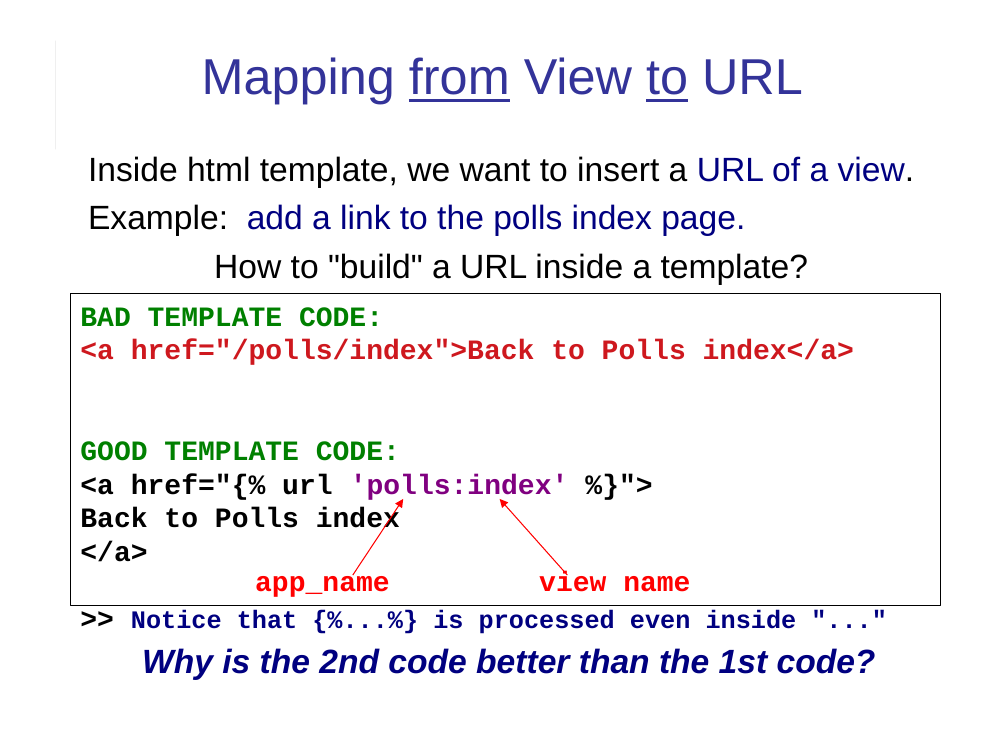
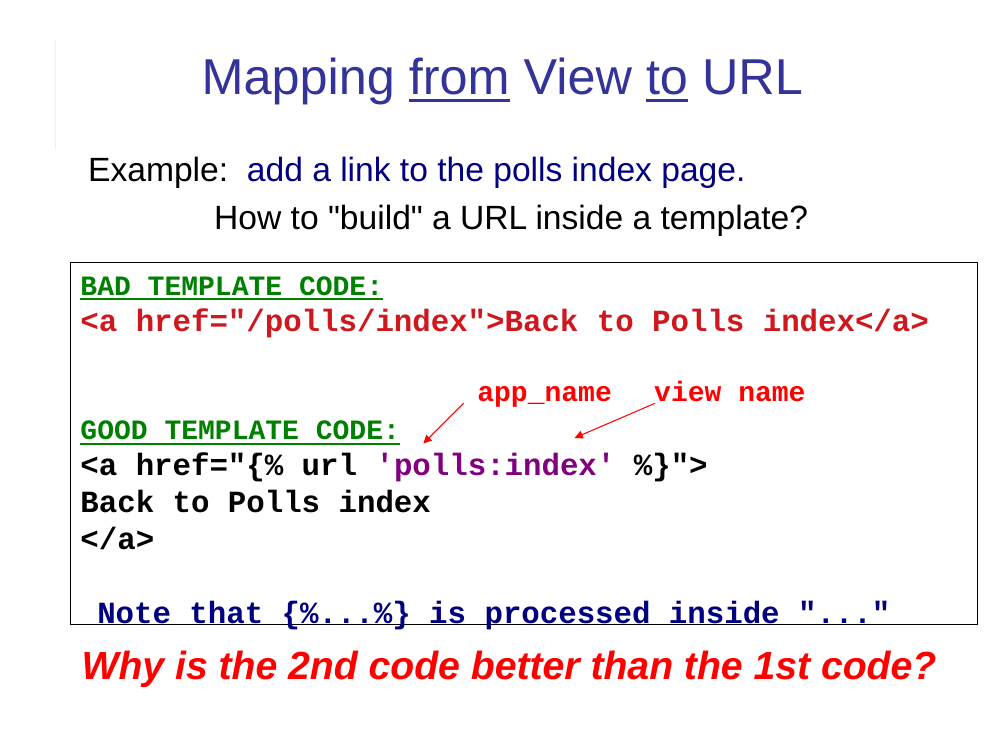
Before and after one commit to cpske/ISP, a slide deck: slide 15 of django/Django-review-1.pptx. Drawn at 1008x756 pixels with LibreOffice and Linux fonts; fonts in the diff are those of the drawing. Boxes give left, top, right and bottom in pixels: in the first picture for what was removed or moved away, otherwise in the second. Text is boxed around its words. In the diff, an @@ line names an element or a change of style, - is before the commit and + after.

Commit message:
Update KU Polls Iteration 2

```diff
--- a/django/Django-review-1.pptx
+++ b/django/Django-review-1.pptx
@@ text at (88, 156, 915, 188): paragraph removed @@
-Inside html template, we want to insert a URL of a view.
@@ freeform shape "BAD TEMPLATE CODE:": place and size @@
-freeform shape "BAD TEMPLATE CODE:" at (71, 293, 940, 606)
+freeform shape "BAD TEMPLATE CODE:" at (71, 262, 978, 625)
@@ text in freeform shape at (80, 276, 929, 550): underline on in "BAD TEMPLATE CODE:", "GOOD TEMPLATE CODE:"; size 20 to 22 pt in "<a href="/polls/index">Back to Polls index</a>", "<a href="{% url 'polls:index' %}">", "Back to Polls index", "</a>" @@
@@ free "app_name": place and size @@
-free "app_name" at (222, 558, 423, 602)
+free "app_name" at (444, 368, 645, 411)
@@ free "view name": place and size @@
-free "view name" at (514, 558, 716, 602)
+free "view name" at (629, 368, 831, 411)
@@ arrow moved from (353, 575) - (403, 499) to (464, 403) - (423, 444) @@
@@ arrow moved from (568, 575) - (500, 499) to (655, 403) - (575, 437) @@
@@ free "Why is the 2nd code ...": place and size @@
-free "Why is the 2nd code ..." at (81, 605, 937, 726)
+free "Why is the 2nd code ..." at (40, 605, 978, 726)
@@ free "Why is the 2nd code ..." at (40, 605, 978, 726): size 24 to 28 pt, text colour #000080 to #FF0000 @@
@@ text in freeform shape at (97, 601, 780, 630): text changed; size 18 to 22 pt @@
->> Notice that {%...%} is processed even inside "..."
+Note that {%...%} is processed inside "..."
```
Also in this commit, not shown: 14 other slides changed, 5 slides added, 2 slides removed, 2 other files.
